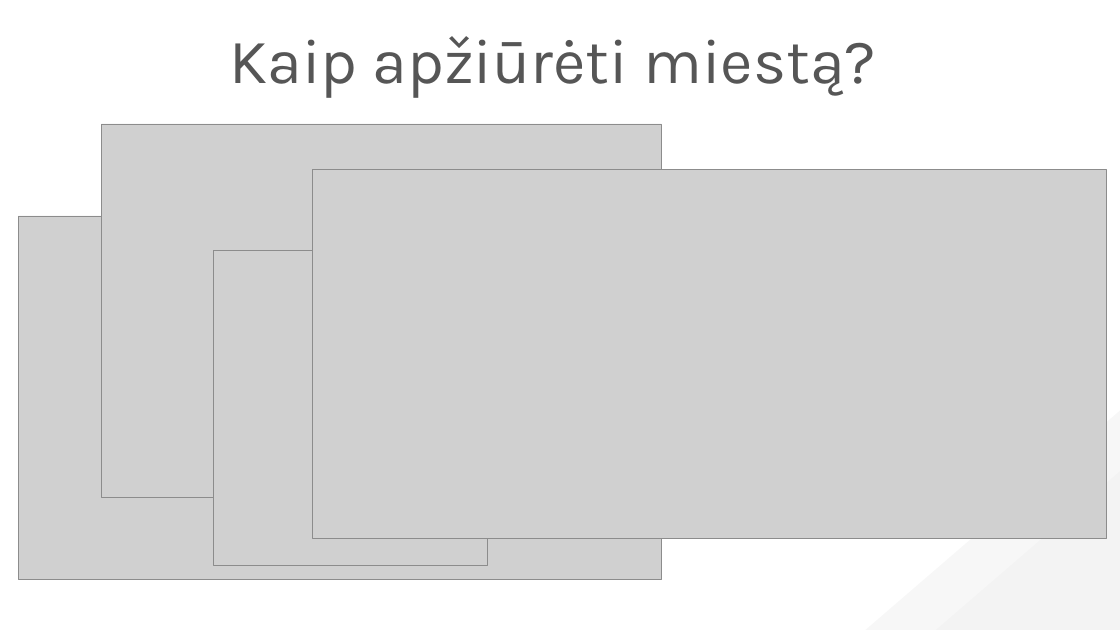
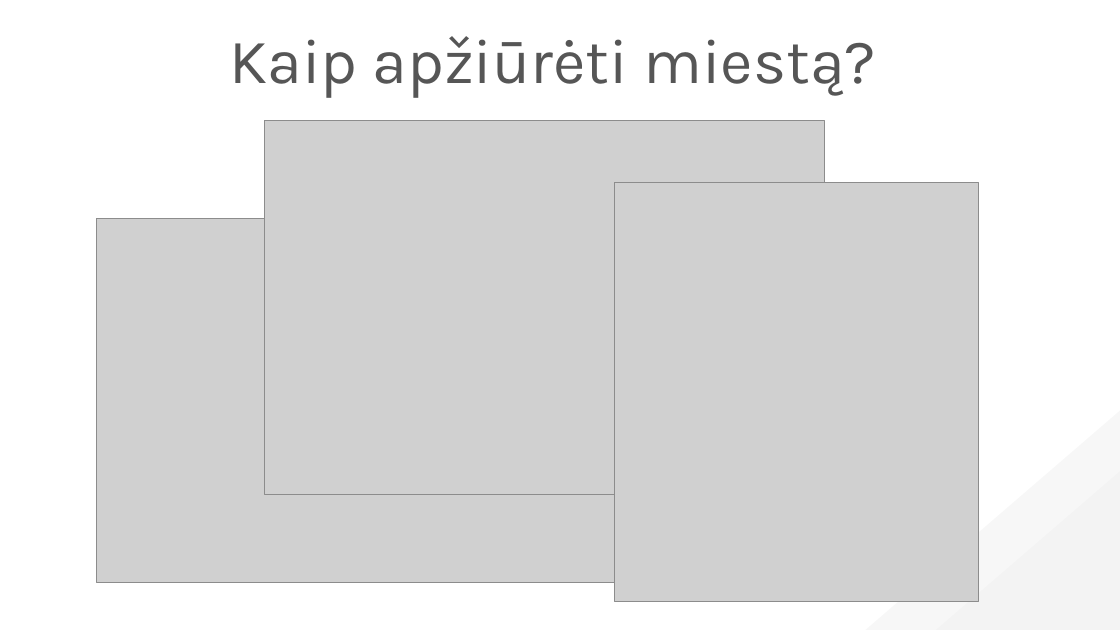
Before and after one commit to superhp/hack4vilnius2019, a slide deck: slide 2 of Hack4Vilnius2019.pptx. Drawn at 1120x630 pixels with LibreOffice and Linux fonts; fonts in the diff are those of the drawing; grey boxes stand for pictures. Boxes give left, top, right and bottom in pixels: in the first picture for what was removed or moved away, otherwise in the second. Text is boxed around its words. In the diff, an @@ line names an element or a change of style, - is before the commit and + after.

```diff
--- a/Hack4Vilnius2019.pptx
+++ b/Hack4Vilnius2019.pptx
@@ picture: place and size @@
-picture at <box>102,124,662,498</box>
+picture at <box>264,120,824,494</box>
@@ picture removed at <box>313,170,1107,539</box> @@
@@ picture: place and size @@
-picture at <box>213,251,487,566</box>
+picture at <box>614,182,979,602</box>
@@ picture: place and size @@
-picture at <box>18,216,661,580</box>
+picture at <box>97,218,739,582</box>
```
Also in this commit, not shown: 2 other slides changed.
